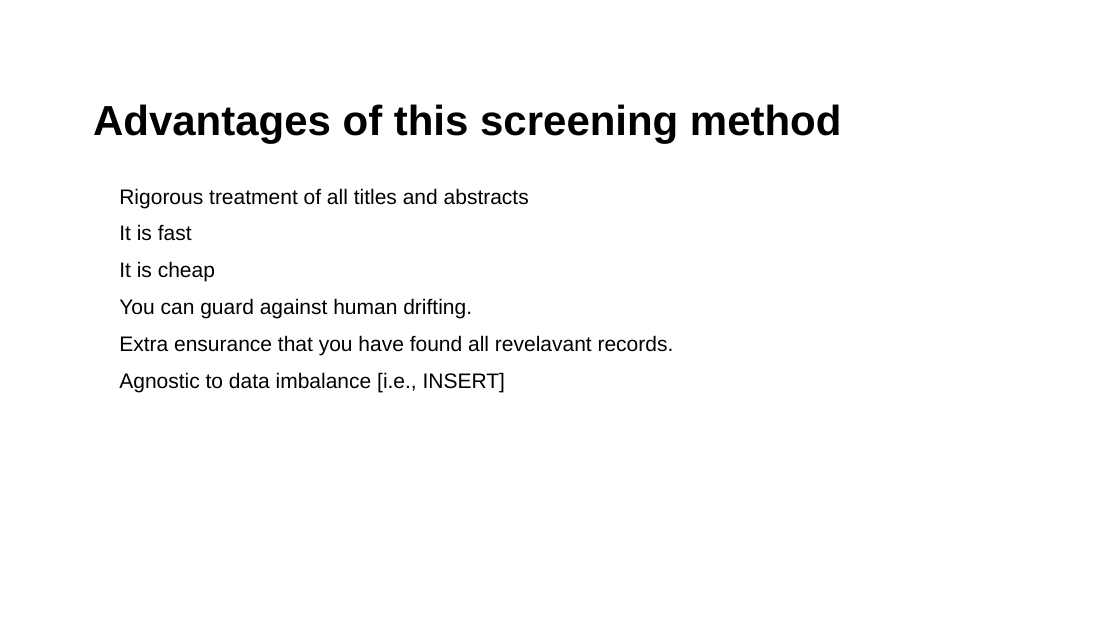
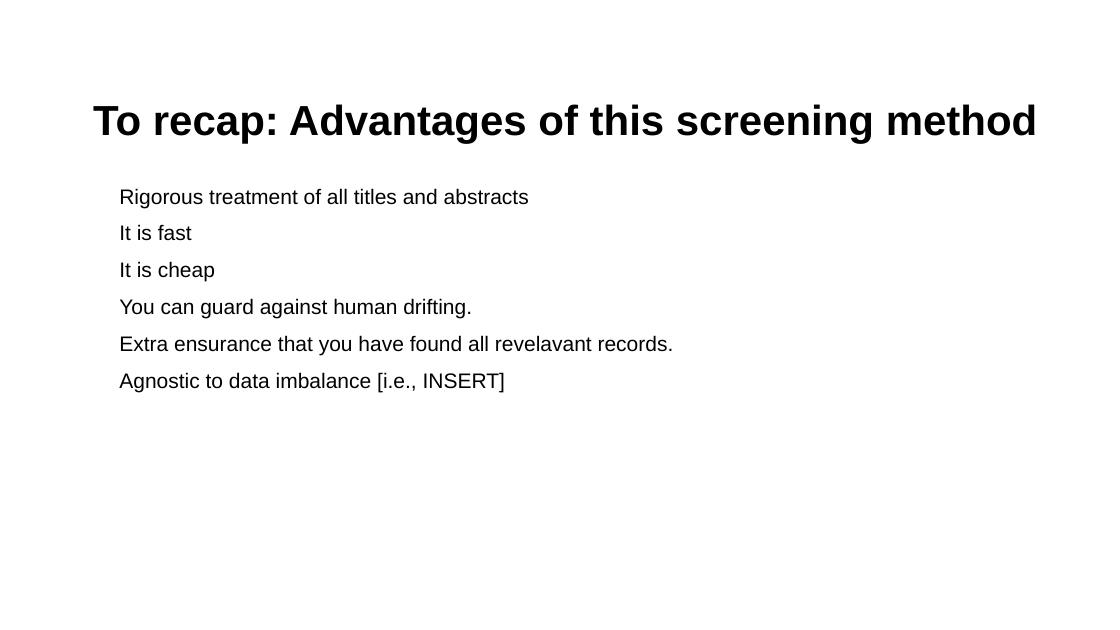
Before and after one commit to MikkelVembye/SRMA-SIG-presentation, a slide deck: slide 10 of SRMA SIG presentation 2024 .potx.pptx (slide 8 before the commit). Drawn at 1120x630 pixels with LibreOffice and Linux fonts; fonts in the diff are those of the drawing; background and template pictures are left out. Boxes give left, top, right and bottom in pixels: in the first picture for what was removed or moved away, otherwise in the second. Text is boxed around its words. In the diff, an @@ line names an element or a change of style, - is before the commit and + after.

```diff
--- a/SRMA SIG presentation 2024 .potx.pptx
+++ b/SRMA SIG presentation 2024 .potx.pptx
@@ title at bbox=[93, 104, 1038, 143]: text changed @@
-Advantages of this screening method
+To recap: Advantages of this screening method
```
Also in this commit, not shown: 2 other slides changed, 4 slides added, 2 slides removed.
